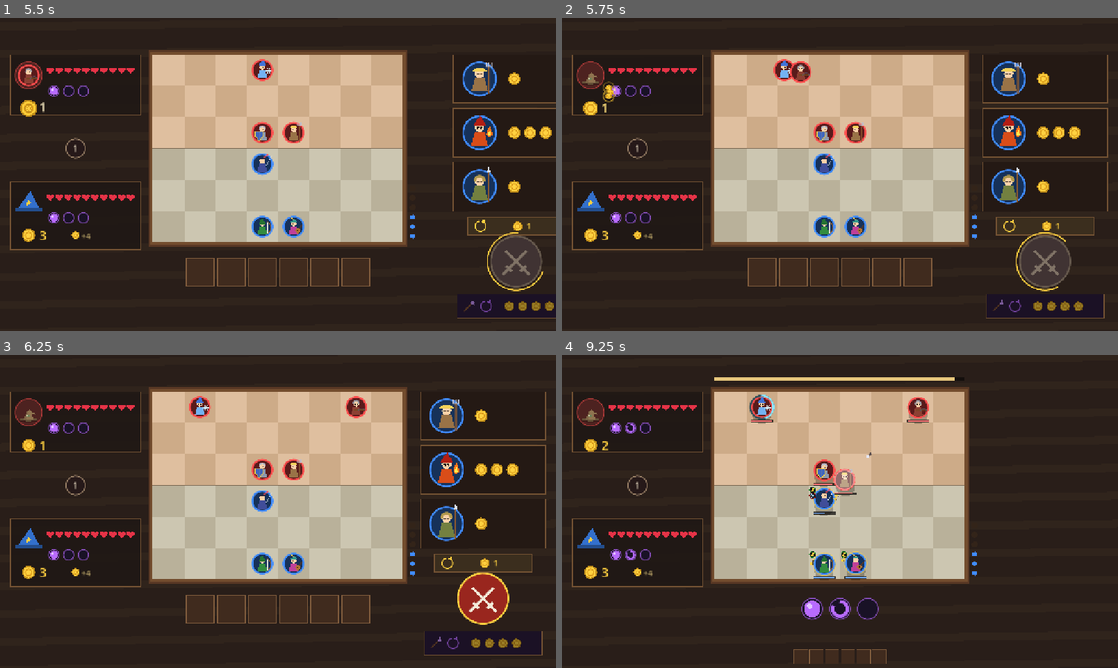
Above: before the commit, frames 1-4 (two rows, left to right).
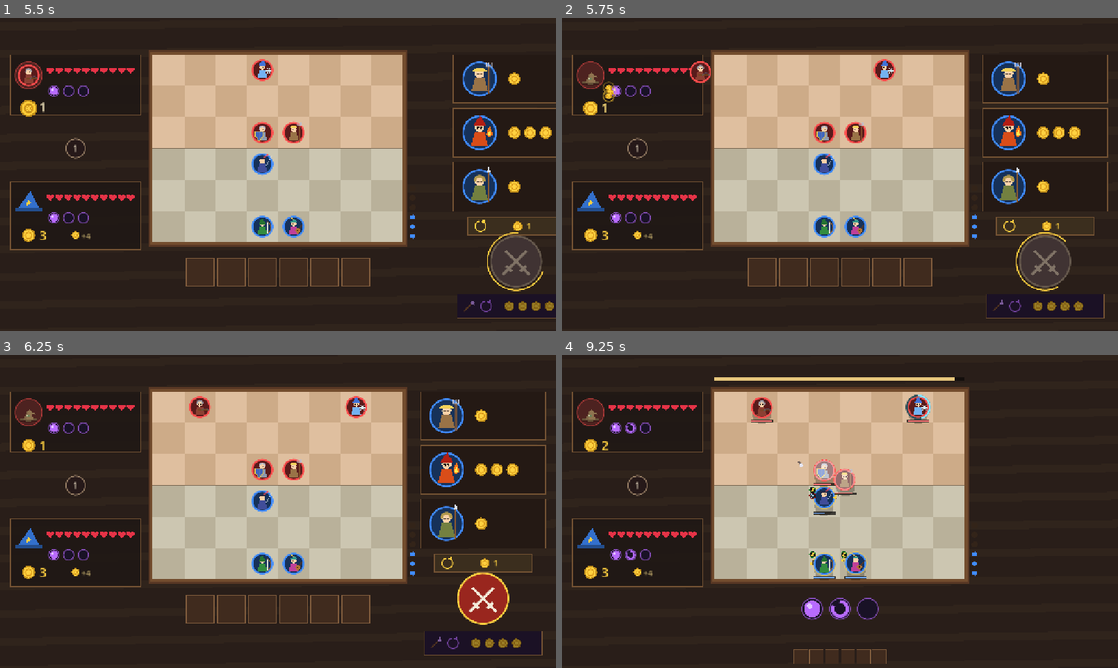
Above: after the commit, the same moments.

Repository: JaspervanderSter/game-off-2026
Game: Godot game, scene res://main.tscn
The game is run twice, just before and just after one commit, with the same random seed, the same clock (stepped at 60 frames per second) and the same inputs. Sound files missing from this copy of the repository are replaced by a short silence.
Inputs (mouse positions are in pixels of both pictures, inside the frame that each line leads up to):
- Up to frame 1 (5.5 s): tap Enter at 0.5, 0.6, 2.75, 3.6, 4.25 s; move the mouse to (400, 158) at 0.52 s; click (400, 158) at 0.67 s; tap Space at 0.77, 2, 3.5, 3.77, 5 s; drag from (166, 190) to (250, 237) at 1.27 s; move the mouse to (333, 105) at 2.02 s; tap 3 at 2.1, 5.1 s; click (333, 105) at 2.17 s; drag from (250, 237) to (111, 127) at 2.77 s; move the mouse to (444, 221) at 3.52 s; click (444, 221) at 3.67 s; drag from (111, 127) to (194, 96) at 4.27 s; move the mouse to (305, 174) at 5.02 s; click (305, 174) at 5.17 s
- Up to frame 2 (5.75 s): no input
- Up to frame 3 (6.25 s): drag from (194, 433) to (166, 527) at 5.77 s
- Up to frame 4 (9.25 s): move the mouse to (962, 495) at 6.52 s; tap Enter at 6.6 s; click (962, 495) at 6.67 s; tap Space at 6.77 s; drag from (728, 527) to (812, 574) at 7.27 s; move the mouse to (895, 442) at 8.02 s; tap 3 at 8.1 s; click (895, 442) at 8.17 s; drag from (812, 574) to (673, 464) at 8.77 s

Frame 1 is identical in both runs. In frame 2, 0.8% of the frame differs, in the area x 23-60%, y 13-21%; in frame 3, 0.1%; in frame 4, 0.8%.

Commit message:
Give the Apprentice whims and keep its old setup as Sparring
The Apprentice now draws a lasting taste for each creature at its first
shop of a duel (up to +/-120 value). The taste counts both when buying
and when fielding, so it builds odd but consistent teams while still
merging copies. It beats the former Apprentice in 23.9% of 1,760 arena
duels and the Adept in 4.4%.

The former Apprentice settings stay as Difficulty.SPARRING, a balance-only
reference opponent that is never offered in the game.

Co-Authored-By: Claude Opus 5.5 <noreply@anthropic.com>

Diff:
--- a/prototypes/prototype_02/scripts/ai/enemy_ai.gd
+++ b/prototypes/prototype_02/scripts/ai/enemy_ai.gd
@@ -97,11 +97,23 @@
 	return value
 
 
-## Fielding value: combat value plus the gold a harvester pays when the fight begins.
+## Fielding value: combat value plus the gold a harvester pays when the fight
+## begins, plus the wizard's whim for that creature (whimsical levels only).
 static func field_value(state: WizardState, form_id: String, stars: int, profile: Dictionary) -> float:
 	# Early harvests pay for more rounds; a wizard low on hearts has fewer left.
 	var weight: float = profile.get("harvest_value", 0.0) * pow(state.hp / Rules.WIZARD_HP, profile.get("harvest_hp_power", 0.0))
-	return form_value(form_id, stars, profile) + weight * Rules.harvest_gold(form_id, stars)
+	return form_value(form_id, stars, profile) + weight * Rules.harvest_gold(form_id, stars) + state.ai_whims.get(form_id, 0.0)
+
+
+## Draw once per duel how much a whimsical wizard likes or dislikes each creature.
+## The taste lasts the whole duel, so its mistakes add up into an odd but
+## consistent team instead of averaging out like per-purchase noise.
+static func draw_whims(state: WizardState, rng: RandomNumberGenerator) -> void:
+	var spread: float = Difficulty.profile(state.ai_level).get("whims", 0.0)
+	if spread <= 0.0 or not state.ai_whims.is_empty():
+		return
+	for id in CreatureDB.shop_ids():
+		state.ai_whims[id] = rng.randf_range(-spread, spread)
 
 
 static func _protected_value(state: WizardState, c: OwnedCreature, profile: Dictionary) -> float:
@@ -128,6 +140,7 @@
 	if profile.is_empty():
 		profile = profile_for(state.ai_level)
 	var difficulty := Difficulty.profile(state.ai_level)
+	draw_whims(state, rng)
 	var targets := state.creatures.duplicate()
 	targets.sort_custom(func(a, b): return a.is_fielded() and not b.is_fielded())
 	for target in targets:
--- a/prototypes/prototype_02/scripts/core/difficulty.gd
+++ b/prototypes/prototype_02/scripts/core/difficulty.gd
@@ -7,7 +7,10 @@
 const APPRENTICE := 0
 const ADEPT := 1
 const ARCHMAGE := 2
-const COUNT := 3
+const COUNT := 3 # levels offered in the game
+## Balance-only reference opponent, never offered in the game: the Apprentice
+## before whims. The Apprentice is calibrated to beat it about 20-25% of the time.
+const SPARRING := 3
 
 ## Shop keys:
 ##   shop_noise     random bonus added to each offer score (archmage: tie-break only)
@@ -17,6 +20,8 @@
 ##   replace        sells its weakest fielded creature for a better offer
 ##   lock           locks valuable unaffordable duplicates for the next round
 ##   smart_field    keeps one frontline and one ranged creature fielded
+##   whims          range of a per-duel taste for each creature, drawn once and
+##                  added to its value for both purchases and fielding (0 = none)
 ## Casting keys:
 ##   first_delay    seconds before the first cast decision of a combat
 ##   cast_delay     seconds between two successful casts
@@ -24,9 +29,9 @@
 ##   threshold      extra score a target needs before a charge is spent
 ##   blunder        chance that a cast goes to a random valid creature
 const PROFILES := [
-	{ # Apprentice: haphazard shopping, slow and clumsy spells.
+	{ # Apprentice: whimsical team building, slow and clumsy spells.
 		"shop_noise": 60.0, "max_rerolls": 1, "upgrade_gold": -1,
-		"replace": false, "lock": false, "smart_field": false,
+		"replace": false, "lock": false, "smart_field": false, "whims": 120.0,
 		"first_delay": Vector2(3.0, 4.5), "cast_delay": Vector2(2.5, 4.0),
 		"retry_delay": 1.0, "threshold": 0.15, "blunder": 0.4,
 	},
@@ -42,15 +47,21 @@
 		"first_delay": Vector2(1.0, 2.0), "cast_delay": Vector2(0.6, 1.6),
 		"retry_delay": 0.3, "threshold": 0.0, "blunder": 0.0,
 	},
+	{ # Sparring (balance only): the Apprentice without whims.
+		"shop_noise": 60.0, "max_rerolls": 1, "upgrade_gold": -1,
+		"replace": false, "lock": false, "smart_field": false,
+		"first_delay": Vector2(3.0, 4.5), "cast_delay": Vector2(2.5, 4.0),
+		"retry_delay": 1.0, "threshold": 0.15, "blunder": 0.4,
+	},
 ]
 
 
 ## Calibration only (tests/difficulty_benchmark.gd): per-level key overrides.
-static var overrides: Array[Dictionary] = [{}, {}, {}]
+static var overrides: Array[Dictionary] = [{}, {}, {}, {}]
 
 
 static func profile(level: int) -> Dictionary:
-	var index := clampi(level, 0, COUNT - 1)
+	var index := clampi(level, 0, PROFILES.size() - 1)
 	if overrides[index].is_empty():
 		return PROFILES[index]
 	return PROFILES[index].merged(overrides[index], true)
--- a/prototypes/prototype_02/scripts/core/wizard_state.gd
+++ b/prototypes/prototype_02/scripts/core/wizard_state.gd
@@ -8,6 +8,7 @@
 var shift_recharge_upgraded := false
 var ai_level := Difficulty.ARCHMAGE # opponent strength; the player ignores it
 var ai_rerolls := 0
+var ai_whims := {} # form id -> taste drawn once per duel by whimsical AI levels
 var gold := 0
 var creatures: Array[OwnedCreature] = []
 var offers: Array[String] = [] # "" once bought
--- a/prototypes/prototype_02/tests/run_tests.gd
+++ b/prototypes/prototype_02/tests/run_tests.gd
@@ -1477,6 +1477,41 @@
 	var action := EnemyAI.shop_step(state, rng)
 	check(action.get("kind") != "sell" and state.field_count() == before, "apprentice never sells to replace")
 
+	# Apprentice whims: one taste per creature for the whole duel, used both to
+	# buy and to field. Sparring is the whimless reference kept for balancing.
+	var spread: float = apprentice.get("whims", 0.0)
+	var whims_ok := spread > 0.0 and state.ai_whims.size() == CreatureDB.shop_ids().size()
+	for id in state.ai_whims:
+		whims_ok = whims_ok and absf(state.ai_whims[id]) <= spread
+	var drawn: Dictionary = state.ai_whims.duplicate()
+	EnemyAI.shop_step(state, rng)
+	check(whims_ok and state.ai_whims == drawn, "apprentice draws its whims once per duel")
+	var sparring := Difficulty.profile(Difficulty.SPARRING)
+	check(Difficulty.SPARRING >= Difficulty.COUNT and EnemyAI.profile_for(Difficulty.SPARRING) == EnemyAI.DEFAULT_PROFILE
+		and sparring.get("whims", 0.0) == 0.0 and adept.get("whims", 0.0) == 0.0 and archmage.get("whims", 0.0) == 0.0
+		and sparring.merged({"whims": spread}) == apprentice, "sparring is the apprentice without whims, outside the hat choice")
+	for level in [Difficulty.ADEPT, Difficulty.SPARRING]:
+		var calm := WizardState.new(1)
+		calm.ai_level = level
+		calm.offers = ["", "", ""]
+		EnemyAI.shop_step(calm, rng)
+		check(calm.ai_whims.is_empty(), "level %d has no whims" % level)
+	var fan := WizardState.new(1)
+	fan.ai_level = Difficulty.APPRENTICE
+	fan.ai_whims = {"peasant": 500.0, "pyromancer": -500.0}
+	fan.gold = 3
+	fan.offers = ["pyromancer", "peasant", ""]
+	action = EnemyAI.shop_step(fan, rng)
+	check(action.get("kind") == "buy" and fan.creatures[0].form_id == "peasant", "apprentice buys its favourite creature")
+	fan = WizardState.new(1)
+	fan.ai_level = Difficulty.APPRENTICE
+	fan.ai_whims = {"pyromancer": -500.0}
+	for id in ["pyromancer", "peasant", "peasant", "spearman", "archer", "cleric", "bard"]:
+		fan.add_creature(id)
+	EnemyAI.arrange(fan)
+	check(fan.creatures[0].form_id == "pyromancer" and not fan.creatures[0].is_fielded()
+		and fan.field_count() == Rules.FIELD_CAP, "apprentice benches a creature it dislikes")
+
 	var b := _new_battle()
 	var ally := b.spawn(1, "guardian", Vector2(100, 100))
 	var foe := b.spawn(0, "peasant", Vector2(100, 350))
